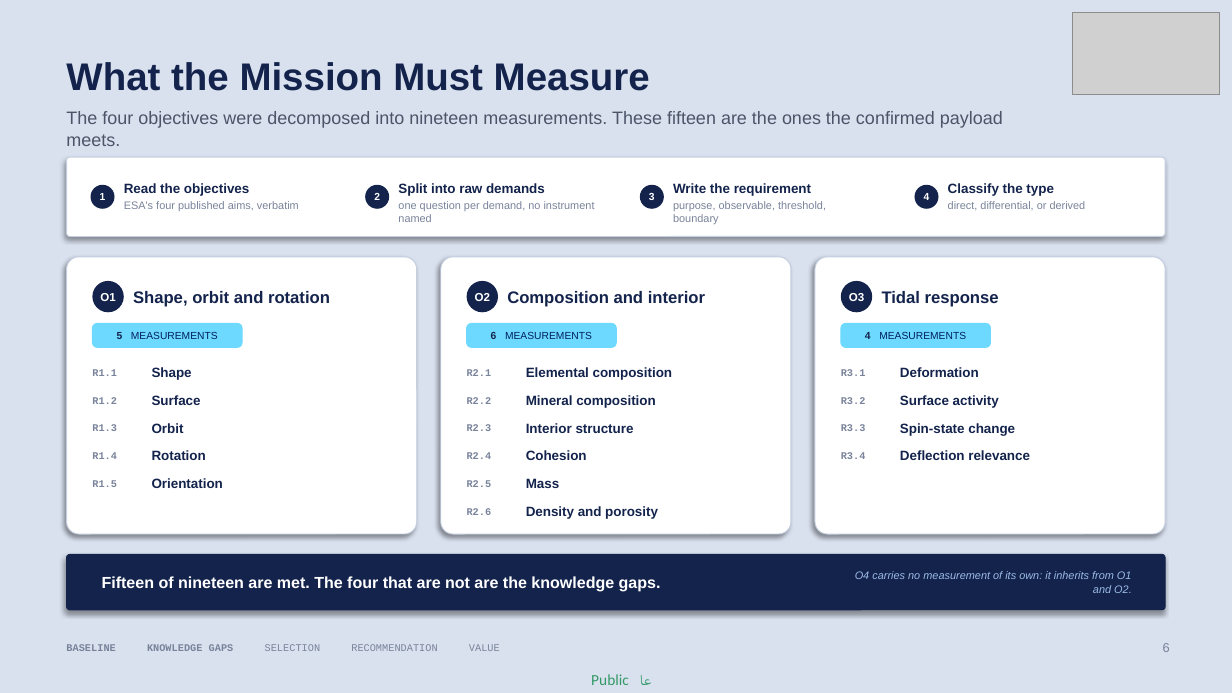
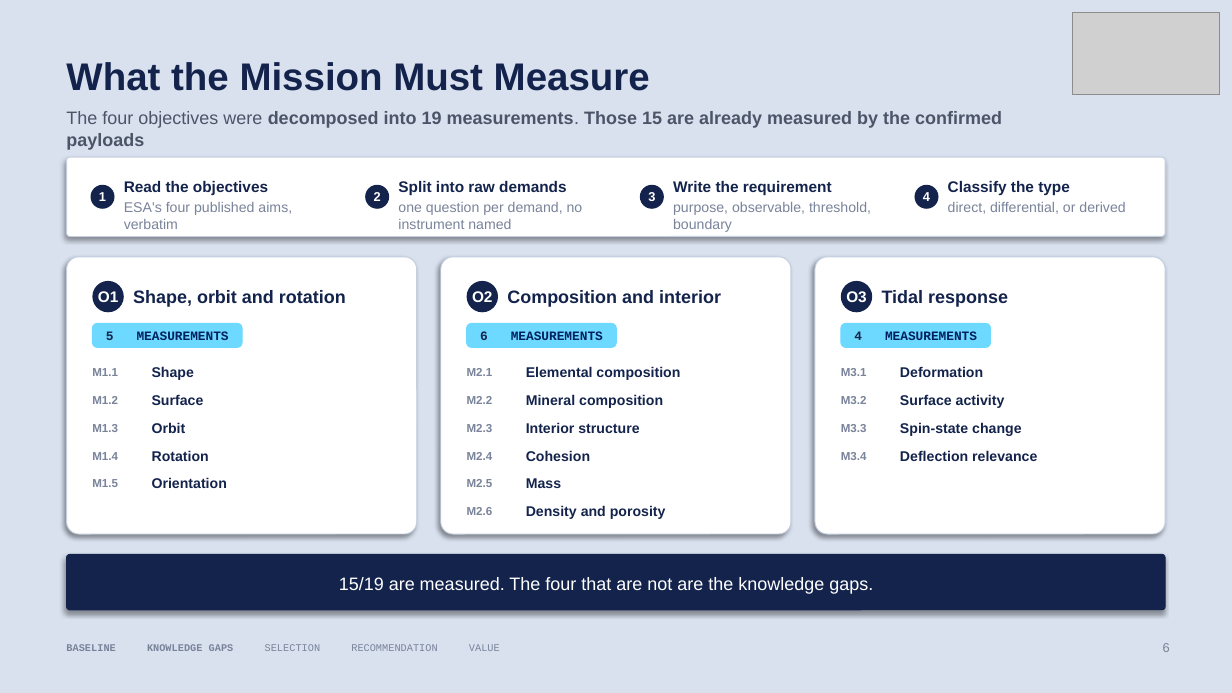
Before and after one commit to nalquaydhib/Apophis_99942, a slide deck: slide 7 of Noora_AlQuaydhib_Summer_Training_(3).pptx. Drawn at 1232x693 pixels with LibreOffice and Linux fonts; fonts in the diff are those of the drawing; grey boxes stand for pictures; background and template pictures are left out. Boxes give left, top, right and bottom in pixels: in the first picture for what was removed or moved away, otherwise in the second. Text is boxed around its words. In the diff, an @@ line names an element or a change of style, - is before the commit and + after.

```diff
--- a/Noora_AlQuaydhib_Summer_Training_(3).pptx
+++ b/Noora_AlQuaydhib_Summer_Training_(3).pptx
@@ text at box(66, 111, 1002, 150): text changed; bold on @@
-The four objectives were decomposed into nineteen measurements. These fifteen are the ones the confirmed payload meets.
+The four objectives were decomposed into 19 measurements. Those 15 are already measured by the confirmed payloads
@@ size 10.5 to 12 pt in 4 elements at box(124, 181, 268, 195), box(398, 181, 566, 195), box(673, 181, 832, 196), box(948, 181, 1070, 196) @@
@@ size 8.5 to 11 pt in 4 elements at box(124, 202, 292, 229), box(398, 202, 583, 229), box(673, 202, 871, 232), box(948, 202, 1125, 214) @@
@@ size 9 to 12 pt in 3 elements at box(98, 291, 119, 302), box(472, 291, 493, 302), box(846, 291, 867, 302) @@
@@ size 13 to 14 pt in 3 elements at box(133, 290, 346, 307), box(507, 290, 721, 307), box(882, 290, 1008, 307) @@
@@ size 8 to 10 pt, font Arial to Courier New, bold on in 3 elements at box(106, 331, 229, 340), box(480, 331, 603, 340), box(854, 331, 977, 340) @@
@@ text at box(92, 368, 118, 376): text changed; size 8 to 9 pt; font Courier New to Arial @@
-R1.1
+M1.1
@@ text at box(467, 368, 493, 376): text changed; size 8 to 9 pt; font Courier New to Arial @@
-R2.1
+M2.1
@@ text at box(841, 368, 867, 376): text changed; size 8 to 9 pt; font Courier New to Arial @@
-R3.1
+M3.1
@@ text at box(92, 396, 118, 404): text changed; size 8 to 9 pt; font Courier New to Arial @@
-R1.2
+M1.2
@@ text at box(467, 396, 493, 404): text changed; size 8 to 9 pt; font Courier New to Arial @@
-R2.2
+M2.2
@@ text at box(841, 396, 867, 404): text changed; size 8 to 9 pt; font Courier New to Arial @@
-R3.2
+M3.2
@@ text at box(92, 424, 118, 432): text changed; size 8 to 9 pt; font Courier New to Arial @@
-R1.3
+M1.3
@@ text at box(467, 424, 493, 432): text changed; size 8 to 9 pt; font Courier New to Arial @@
-R2.3
+M2.3
@@ text at box(841, 424, 867, 432): text changed; size 8 to 9 pt; font Courier New to Arial @@
-R3.3
+M3.3
@@ size 10.5 to 11 pt in 15 elements at box(152, 366, 194, 380), box(152, 394, 204, 405), box(152, 422, 186, 433), box(152, 450, 209, 461), box(152, 477, 227, 488), box(526, 366, 680, 380), box(526, 394, 663, 408), box(526, 422, 639, 433), box(526, 450, 590, 461), box(526, 478, 561, 488), box(526, 505, 666, 519), box(900, 366, 983, 377), box(900, 394, 1005, 408), box(900, 422, 1021, 436), box(900, 450, 1037, 461) @@
@@ text at box(92, 452, 118, 460): text changed; size 8 to 9 pt; font Courier New to Arial @@
-R1.4
+M1.4
@@ text at box(92, 479, 118, 487): text changed; size 8 to 9 pt; font Courier New to Arial @@
-R1.5
+M1.5
@@ text at box(467, 452, 493, 460): text changed; size 8 to 9 pt; font Courier New to Arial @@
-R2.4
+M2.4
@@ text at box(467, 479, 493, 487): text changed; size 8 to 9 pt; font Courier New to Arial @@
-R2.5
+M2.5
@@ text at box(841, 452, 867, 460): text changed; size 8 to 9 pt; font Courier New to Arial @@
-R3.4
+M3.4
@@ text at box(467, 507, 493, 515): text changed; size 8 to 9 pt; font Courier New to Arial @@
-R2.6
+M2.6
@@ text at box(339, 577, 873, 594): text changed; size 12.5 to 14 pt; bold off @@
-Fifteen of nineteen are met. The four that are not are the knowledge gaps.
+15/19 are measured. The four that are not are the knowledge gaps.
@@ text removed at box(855, 571, 1132, 593) @@
-O4 carries no measurement of its own: it inherits from O1 and O2.
@@ text removed at box(591, 674, 629, 685) @@
-Public عام
```
Also in this commit, not shown: 16 other slides changed.
